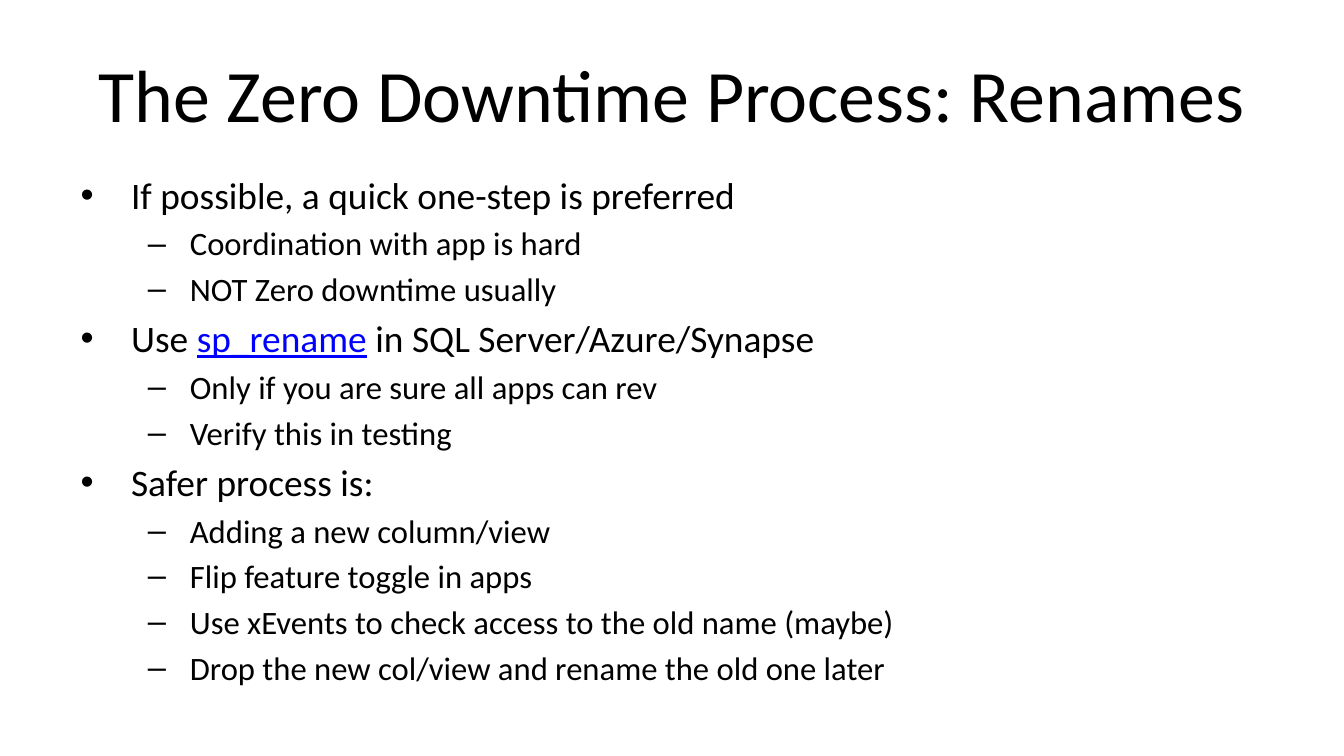
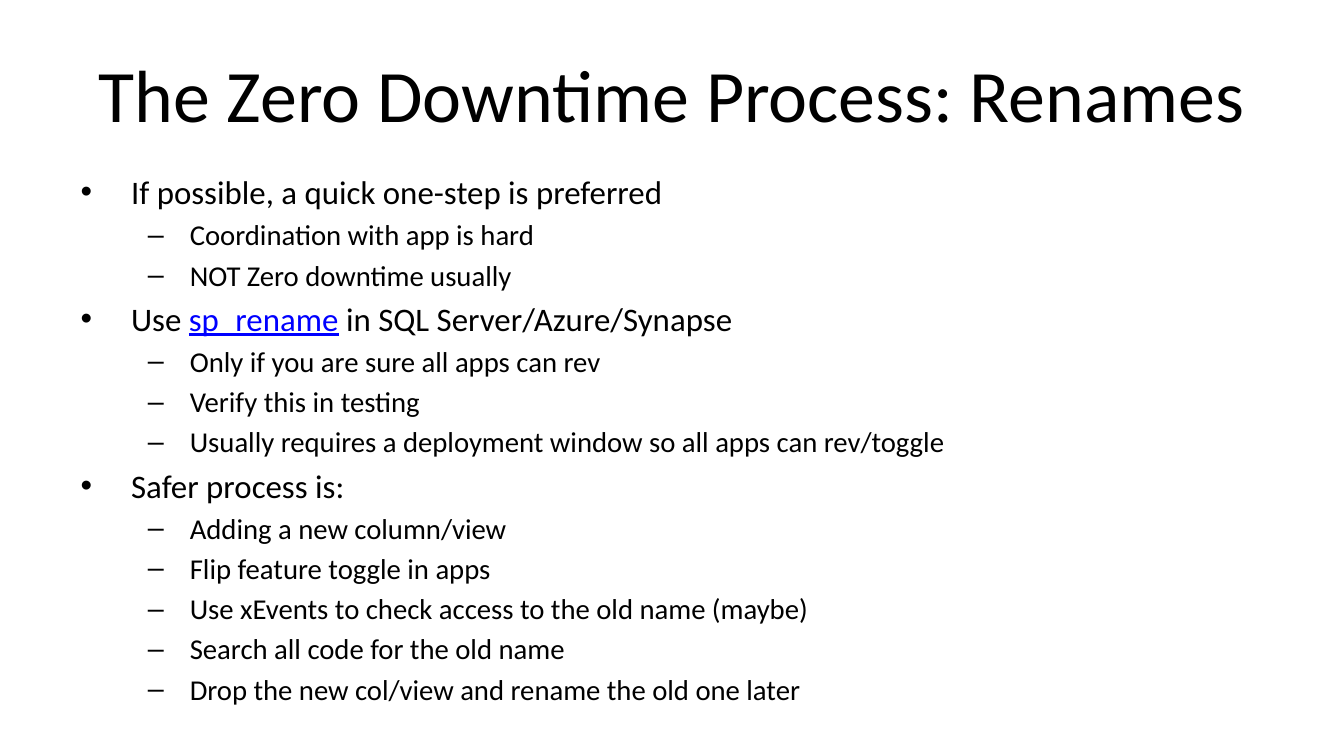
Before and after one commit to way0utwest/ZeroDowntime, a slide deck: slide 27 of VSLive_LasVegas2023_W19_ArchitectZeroDowntime.pptx. Drawn at 1344x756 pixels with LibreOffice and Linux fonts; fonts in the diff are those of the drawing; background and template pictures are left out. Boxes give left, top, right and bottom in pixels: in the first picture for what was removed or moved away, otherwise in the second. Text is boxed around its words. In the diff, an @@ line names an element or a change of style, - is before the commit and + after.

```diff
--- a/VSLive_LasVegas2023_W19_ArchitectZeroDowntime.pptx
+++ b/VSLive_LasVegas2023_W19_ArchitectZeroDowntime.pptx
@@ text at [131, 181, 808, 705]: size 20 to 17.6 pt in "If possible, a quick one-step is preferred", "Use sp_rename in SQL Server/Azure/Synapse", "Safer process is:"; size 17.5 to 15.4 pt in "Coordination with app is hard", "NOT Zero downtime usually", "Only if you are sure all apps ...", "Verify this in testing" and 4 more places @@
@@ text at [190, 432, 944, 457]: paragraph added @@
+  – Usually requires a deployment window so all apps can rev/toggle
@@ text at [190, 639, 565, 660]: paragraph added @@
+  – Search all code for the old name
```
Also in this commit, not shown: 11 other slides changed.
